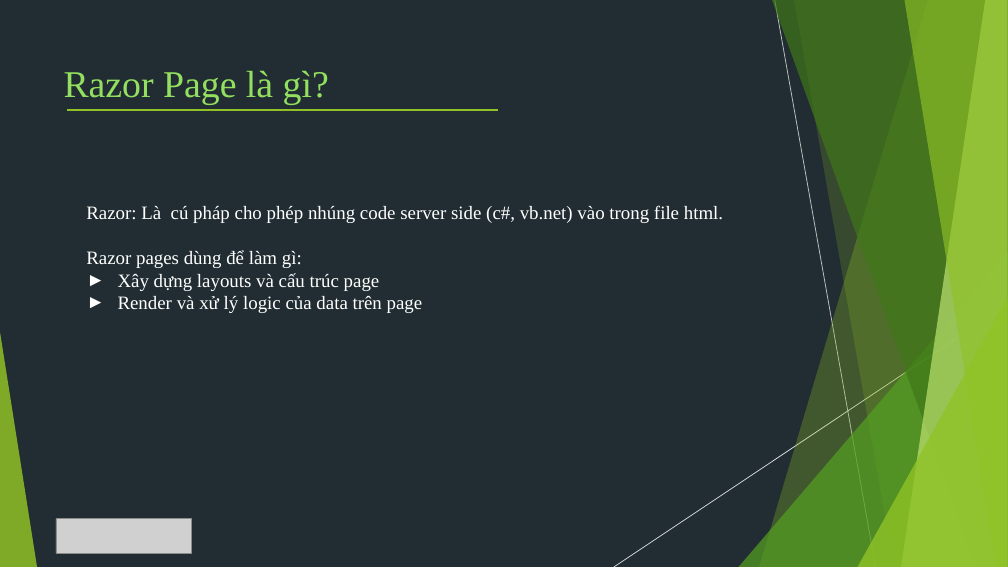
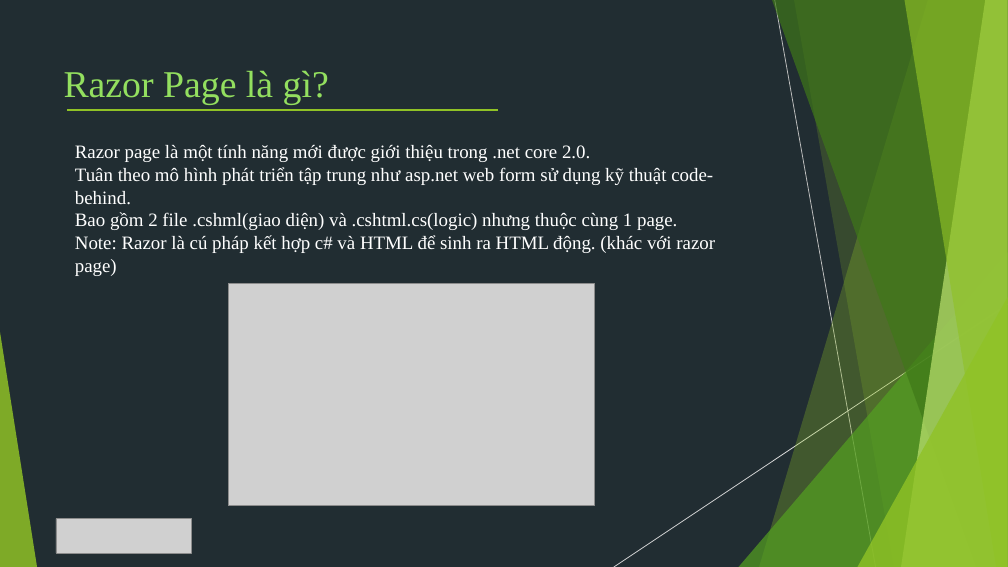
Before and after one commit to TechMarDay/RazorPage, a slide deck: slide 3 of Razor pages.pptx. Drawn at 1008x567 pixels with LibreOffice and Linux fonts; fonts in the diff are those of the drawing; grey boxes stand for pictures. Boxes give left, top, right and bottom in pixels: in the first picture for what was removed or moved away, otherwise in the second. Text is boxed around its words. In the diff, an @@ line names an element or a change of style, - is before the commit and + after.

Commit message:
update slide

```diff
--- a/Razor pages.pptx
+++ b/Razor pages.pptx
@@ text at box(75, 145, 715, 276): text changed @@
-Razor: Là cú pháp cho phép nhúng code server side (c#, vb.net) vào trong file html.
-Razor pages dùng để làm gì:
-► Xây dựng layouts và cấu trúc page
-► Render và xử lý logic của data trên page
+Razor page là một tính năng mới được giới thiệu trong .net core 2.0.
+Tuân theo mô hình phát triển tập trung như asp.net web form sử dụng kỹ thuật code-behind.
+Bao gồm 2 file .cshml(giao diện) và .cshtml.cs(logic) nhưng thuộc cùng 1 page.
+Note: Razor là cú pháp kết hợp c# và HTML để sinh ra HTML động. (khác với razor page)
@@ picture added at box(228, 284, 594, 506) @@
```
Also in this commit, not shown: 5 other slides changed, 3 slides added, 2 slides removed.
